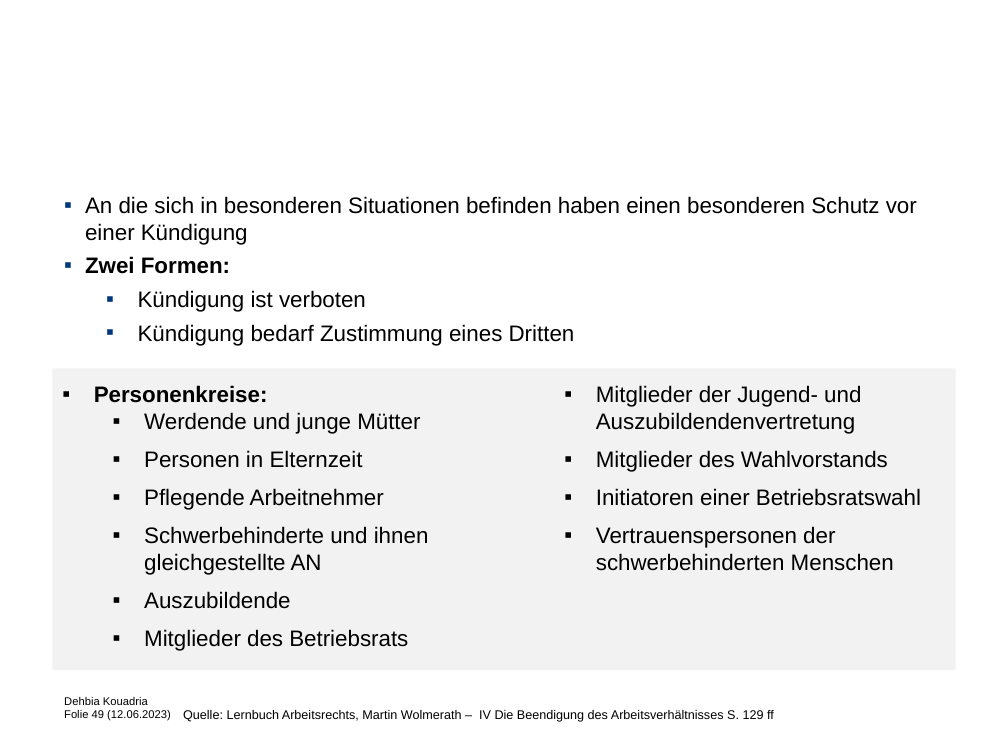
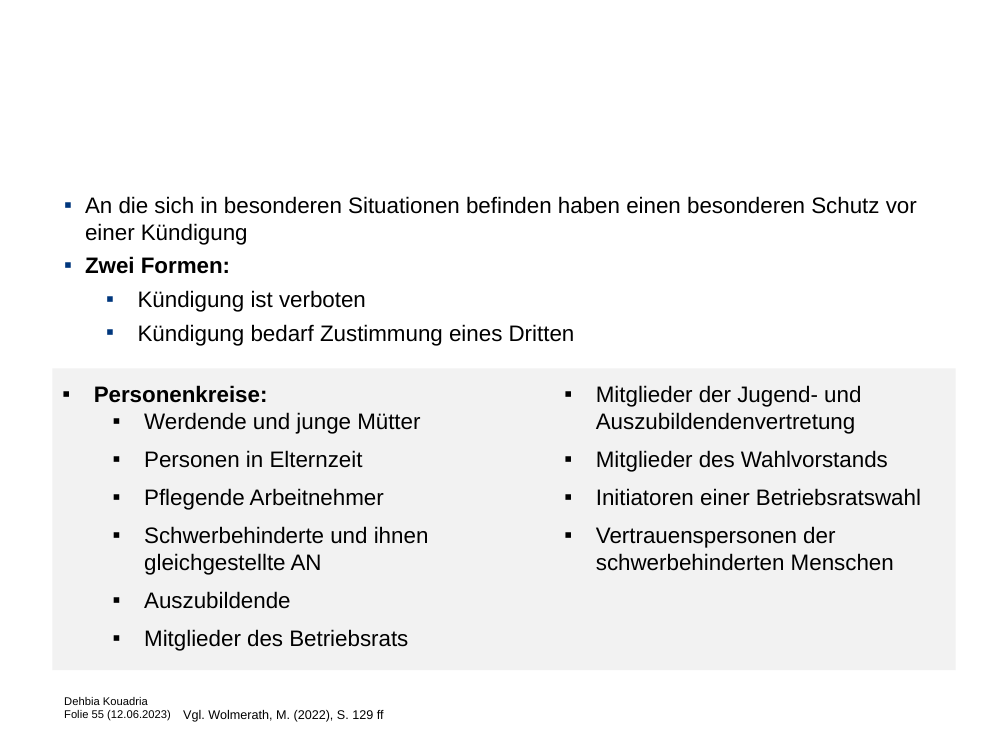
Before and after one commit to Debkou/Weorkshop, a slide deck: slide 55 of folien_dehbia.pptx (slide 49 before the commit). Drawn at 1008x756 pixels with LibreOffice and Linux fonts; fonts in the diff are those of the drawing; background and template pictures are left out. Boxes give left, top, right and bottom in pixels: in the first picture for what was removed or moved away, otherwise in the second. Text is boxed around its words. In the diff, an @@ line names an element or a change of style, - is before the commit and + after.

```diff
--- a/folien_dehbia.pptx
+++ b/folien_dehbia.pptx
@@ text at [64, 697, 171, 721]: text changed @@
-Dehbia Kouadria
-Folie 49 (12.06.2023)
+Dehbia Kouadria
+Folie 55 (12.06.2023)
@@ text at [183, 710, 384, 722]: text changed @@
-Quelle: Lernbuch Arbeitsrechts, Martin Wolmerath – IV Die Beendigung des Arbeitsverhältnisses S. 129 ff
+Vgl. Wolmerath, M. (2022), S. 129 ff
```
Also in this commit, not shown: 42 other slides changed, 7 slides added, 5 other files.
